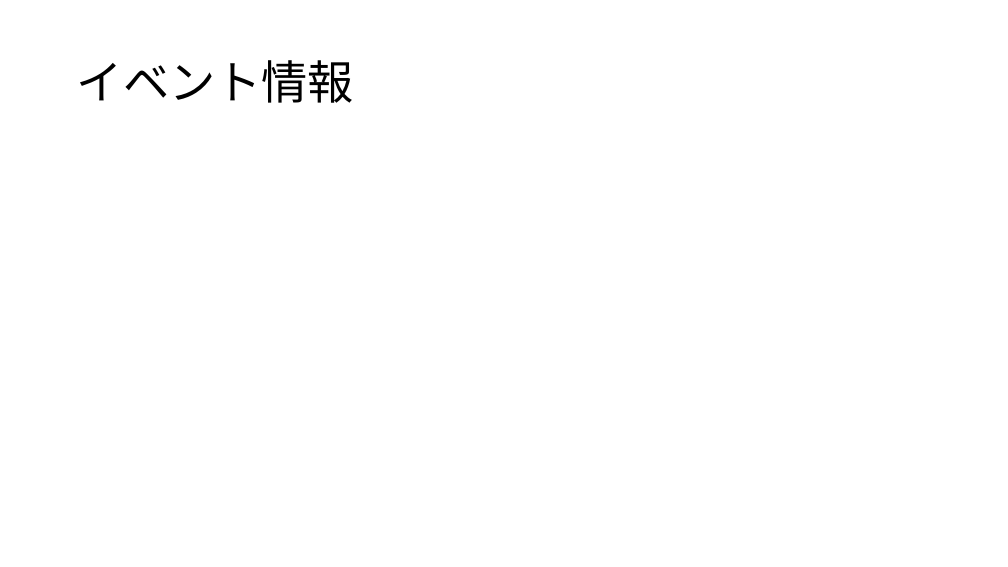
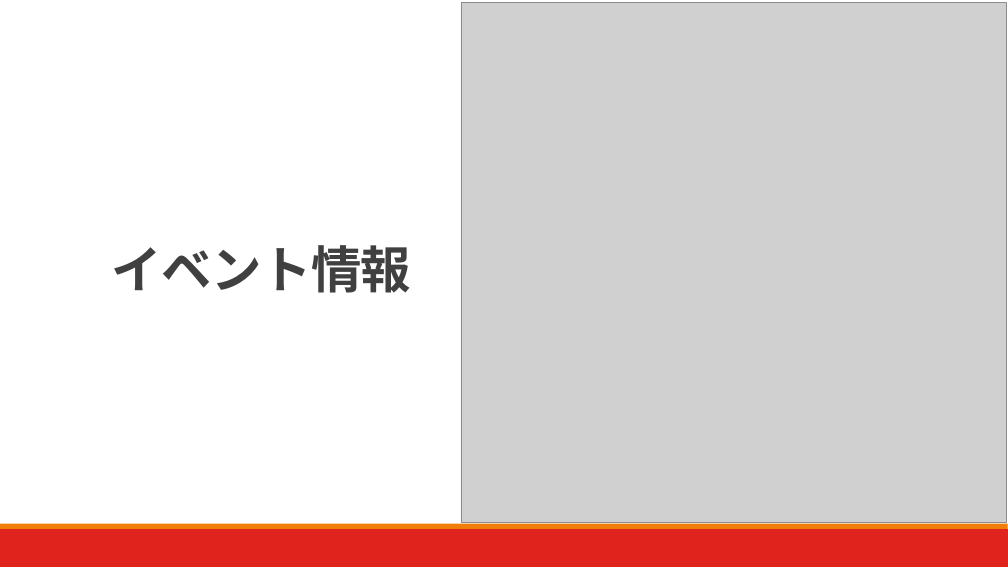
Before and after one commit to yu-kobatake/kfc, a slide deck: slide 16 of KFC発表資料.pptx (slide 7 before the commit). Drawn at 1008x567 pixels with LibreOffice and Linux fonts; fonts in the diff are those of the drawing; grey boxes stand for pictures. Boxes give left, top, right and bottom in pixels: in the first picture for what was removed or moved away, otherwise in the second. Text is boxed around its words. In the diff, an @@ line names an element or a change of style, - is before the commit and + after.

```diff
--- a/KFC発表資料.pptx
+++ b/KFC発表資料.pptx
@@ picture added at (461, 3, 1007, 523) @@
@@ title "イベント情報": place and size @@
-title "イベント情報" at (77, 60, 354, 103)
+title "イベント情報" at (112, 245, 412, 293)
@@ title "イベント情報" at (112, 245, 412, 293): size 44 to 48 pt, font Noto Sans CJK JP to Calibri, text colour #000000 to #404040, letter spacing 0 to -0.5 pt, bold on; alignment left to centre; line spacing 0.9 to 0.85; vertical alignment middle to bottom @@
@@ rectangle added at (0, 529, 1008, 567), fill #E1231E @@
@@ rectangle added at (0, 524, 1008, 529), fill #F07F09 @@
```
Also in this commit, not shown: 9 other slides changed, 6 slides added, 1 other file.
